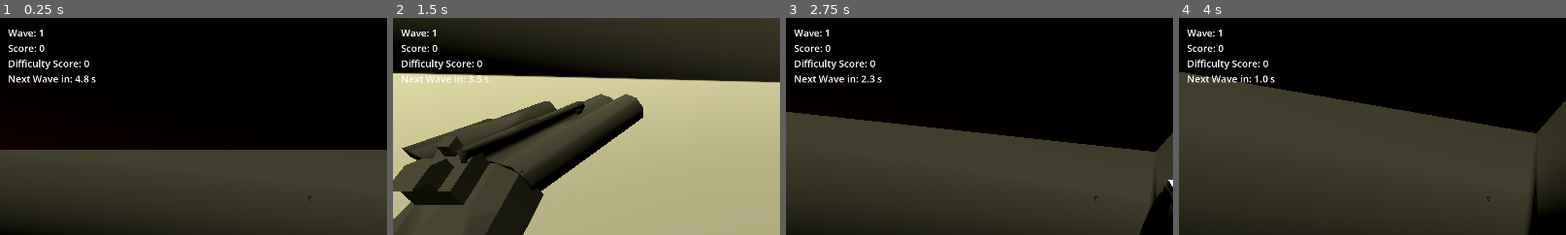
Above: before the commit, frames 1-4 (left to right).
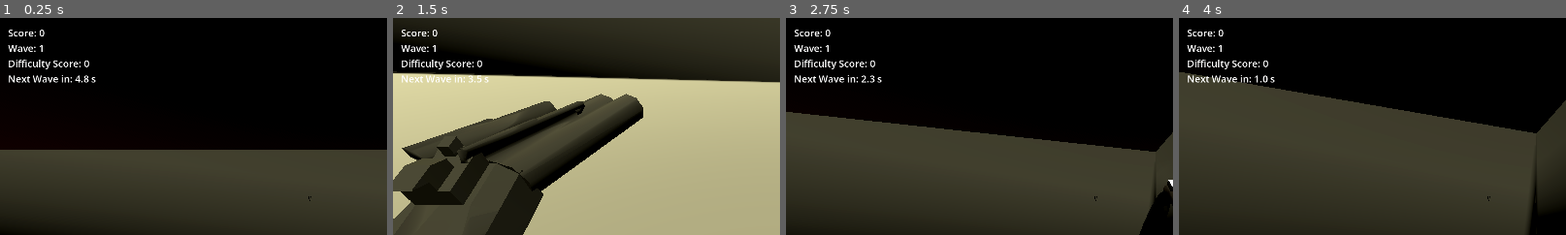
Above: after the commit, the same moments.

Repository: SeminixDev/pandora-boomer-shooter
Game: Godot game, scene res://World/world.tscn
The game is run twice, just before and just after one commit, with the same random seed, the same clock (stepped at 60 frames per second) and the same inputs.
Inputs:
- Up to frame 1 (0.25 s): no input
- Up to frame 2 (1.5 s): hold Right (right1) 0.53-1.28 s; hold S (down2) 0.53-1.28 s; hold Down (down1) from 1.28 s (still down); tap A (left2) at 1.35 s
- Up to frame 3 (2.75 s): release Down (down1) at 2.03 s; hold Right (right1) from 2.03 s (still down); hold D (right2) from 2.03 s (still down)
- Up to frame 4 (4 s): release Right (right1) at 2.78 s; release D (right2) at 2.78 s; hold Up (up1) 2.78-3.53 s; tap W (up2) at 2.85 s; hold Left (left1) from 3.53 s (still down); hold S (down2) from 3.53 s (still down)
The pictures show only the part of the screen within x 0-50%, y 0-50%; the shares and areas given below are measured in that part.

The runs differ from the first frame. In frame 1, 0.3% of the frame differs, in the area x 2-12%, y 5-16%; in frame 2, 0.3%; in frame 3, 0.3%; in frame 4, 0.3%.

Commit message:
Put score label up top

Diff:
--- a/UI/HUD.tscn
+++ b/UI/HUD.tscn
@@ -61,19 +61,19 @@
 [node name="VBoxContainerTop" type="VBoxContainer" parent="MarginContainer" unique_id=1023277610]
 layout_mode = 2
 
-[node name="WaveLabel" type="RichTextLabel" parent="MarginContainer/VBoxContainerTop" unique_id=1250503730]
-unique_name_in_owner = true
-layout_mode = 2
-theme_override_font_sizes/normal_font_size = 24
-text = "Wave: 1"
-fit_content = true
-
 [node name="ScoreLabel" type="RichTextLabel" parent="MarginContainer/VBoxContainerTop" unique_id=1998371600]
 unique_name_in_owner = true
 layout_mode = 2
 theme_override_font_sizes/normal_font_size = 24
 text = "Score: 0
 "
+fit_content = true
+
+[node name="WaveLabel" type="RichTextLabel" parent="MarginContainer/VBoxContainerTop" unique_id=1250503730]
+unique_name_in_owner = true
+layout_mode = 2
+theme_override_font_sizes/normal_font_size = 24
+text = "Wave: 1"
 fit_content = true
 
 [node name="DifficultyLabel" type="RichTextLabel" parent="MarginContainer/VBoxContainerTop" unique_id=1792588027]
